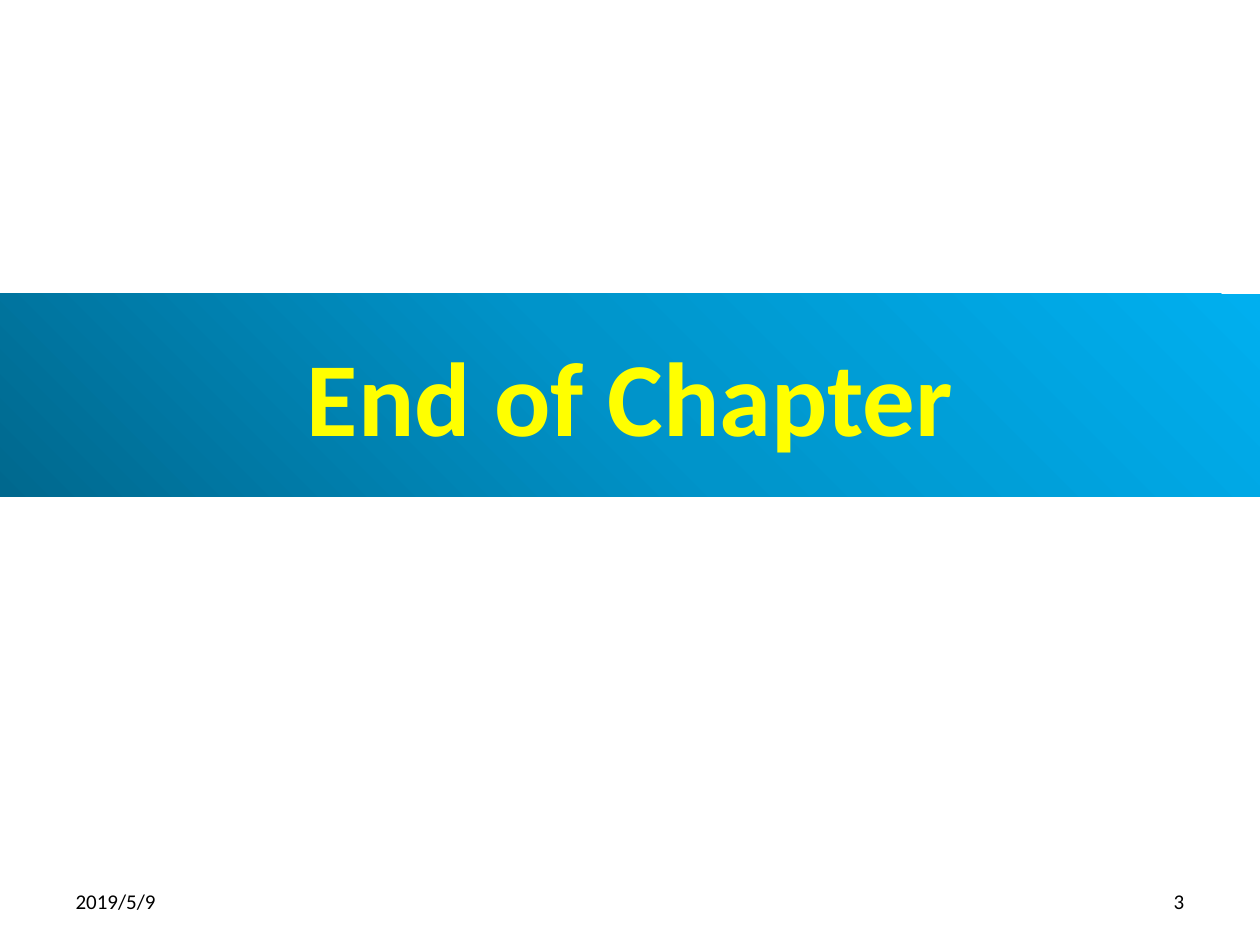
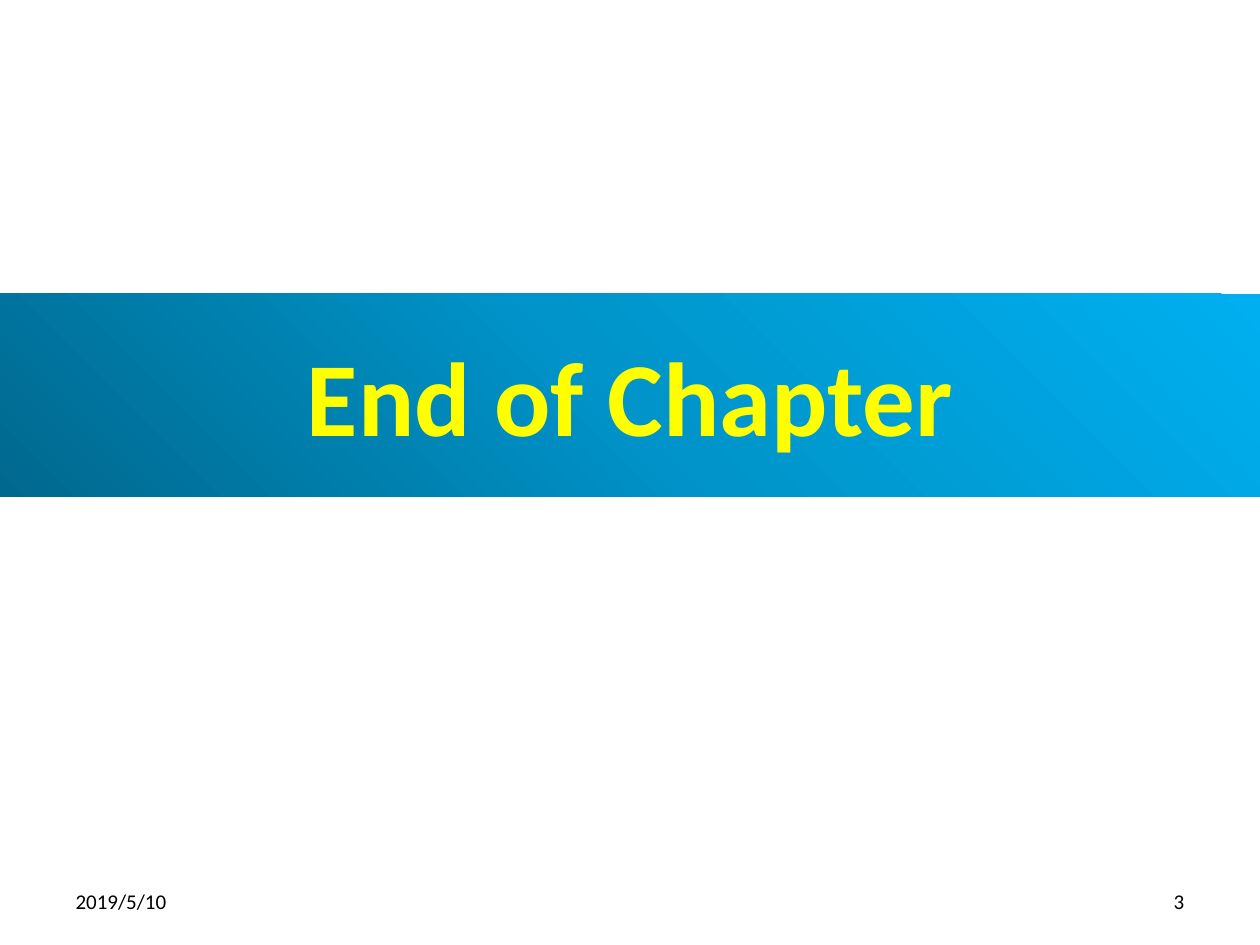
Before and after one commit to peterhchen/100-GitHub, a slide deck: slide 3 of ch01_GitGitHub.pptx. Drawn at 1260x945 pixels with LibreOffice and Linux fonts; fonts in the diff are those of the drawing. Boxes give left, top, right and bottom in pixels: in the first picture for what was removed or moved away, otherwise in the second. Text is boxed around its words. In the diff, an @@ line names an element or a change of style, - is before the commit and + after.

```diff
--- a/ch01_GitGitHub.pptx
+++ b/ch01_GitGitHub.pptx
@@ text at (x1=76, y1=894, x2=167, y2=910): text changed @@
-2019/5/9
+2019/5/10
```
Also in this commit, not shown: 2 other slides changed, 3 other files.
